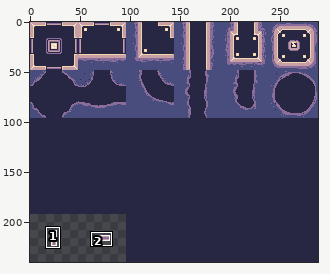
Two versions of one sprite sheet, Assets/Sprites/tileset.png. The picture above shows the old version from afar; the outline marks the close-up.
Close-up. Before:
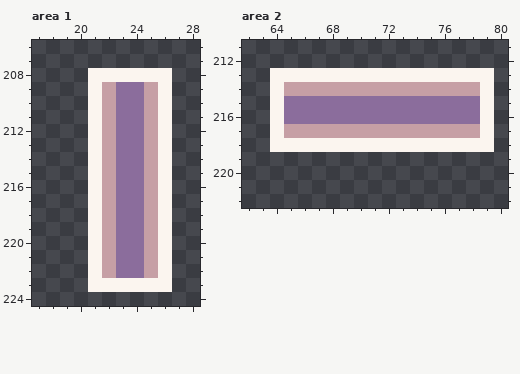
The file is 288x240 pixels. Shown: area 1: x 17..28, y 206..224; area 2: x 62..80, y 211..222. The commit also changed other parts of the picture, which this record leaves out.
New version:
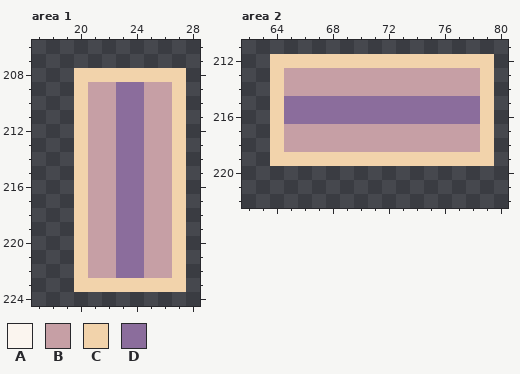
Palette (. is transparent): A #fbf5ef  B #c69fa5  C #f2d3ab  D #8b6d9c
What changed:
Area 1:
y 208: x 20..27 .AAAAAA. -> CCCCCCCC
y 209..222: x 20..21 .A -> CB; x 26..27 A. -> BC
y 223: x 20..27 .AAAAAA. -> CCCCCCCC
Area 2:
y 212: x 64..79 ................ -> CCCCCCCCCCCCCCCC
y 213: x 64..79 AAAAAAAAAAAAAAAA -> CBBBBBBBBBBBBBBC
y 214..217: x 64 A -> C; x 79 A -> C
y 218: x 64..79 AAAAAAAAAAAAAAAA -> CBBBBBBBBBBBBBBC
y 219: x 64..79 ................ -> CCCCCCCCCCCCCCCC
Changed places in both close-ups, as pixel boxes (x1, y1, x2, y2):
changed: (74, 68, 186, 292)
changed: (270, 54, 494, 166)
